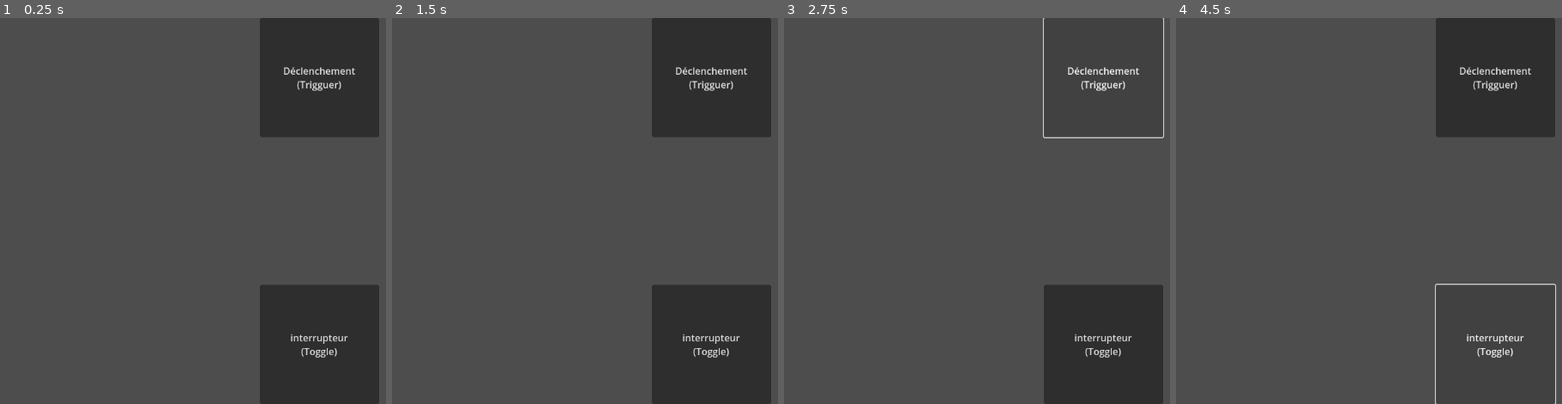
Above: before the commit, frames 1-4 (left to right).
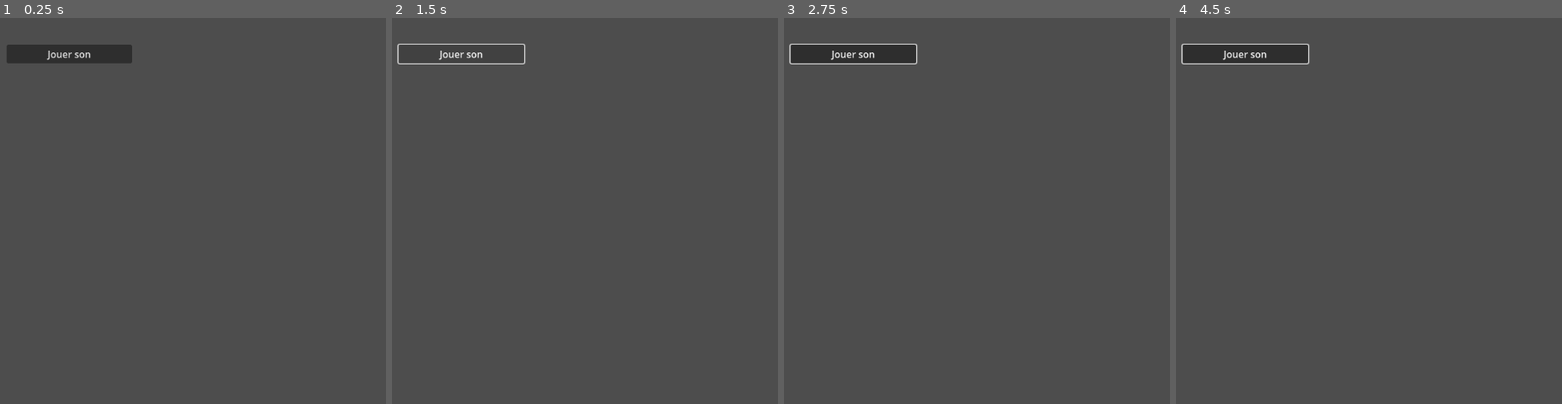
Above: after the commit, the same moments.

Repository: egl-edu/gd-example-audio-playback
Game: Godot game, scene res://declencher_son.tscn
Same seed, same stepped clock (60 frames per second), same inputs: the game is played once before the commit and once after it. Before the commit the project starts from res://main.tscn.
Inputs (mouse positions are in pixels of both pictures, inside the frame that each line leads up to):
- Up to frame 1 (0.25 s): no input
- Up to frame 2 (1.5 s): click (461, 52) at 0.5 s, where only the run after the commit has a clickable "Jouer son"; click (461, 52) at 1.25 s, where only the run after the commit has a clickable "Jouer son"
- Up to frame 3 (2.75 s): click (1104, 75) at 2 s, where only the run before the commit has a clickable "Déclenchement (Trigguer)"
- Up to frame 4 (4.5 s): click (1496, 346) at 2.75 s, where only the run before the commit has a clickable "interrupteur (Toggle)"; click (1496, 75) at 3.5 s, where only the run before the commit has a clickable "Déclenchement (Trigguer)"; click (1496, 346) at 4.25 s, where only the run before the commit has a clickable "interrupteur (Toggle)"

The runs differ from the first frame. In frame 1, 20% of the frame differs, in the area x 1-99%, y 0-100%; in frame 2, 19%; in frame 3, 12%; in frame 4, 12%.

Commit message:
Export exemple son et signal

Diff:
--- /dev/null
+++ b/gd-example-audio-playback/declencher_son.tscn
@@ -0,0 +1,25 @@
+[gd_scene load_steps=4 format=3 uid="uid://quv14hy68ymd"]
+
+[ext_resource type="AudioStream" uid="uid://b81itvbkbmfgw" path="res://assets/audio/jingles_SAX00.ogg" id="1_n16f7"]
+[ext_resource type="Script" uid="uid://dravyhochinpx" path="res://source_son_bouton.gd" id="2_45eks"]
+[ext_resource type="AudioStream" uid="uid://cgp56qd6bajil" path="res://assets/audio/jingles_HIT04.ogg" id="3_ch8xu"]
+
+[node name="DeclencherSon" type="Node2D"]
+
+[node name="AudioStreamPlayer" type="AudioStreamPlayer" parent="."]
+stream = ExtResource("1_n16f7")
+script = ExtResource("2_45eks")
+
+[node name="Button" type="Button" parent="."]
+offset_left = 50.0
+offset_top = 45.0
+offset_right = 261.0
+offset_bottom = 76.0
+text = "Jouer son"
+
+[node name="AudioStreamPlayer2" type="AudioStreamPlayer" parent="."]
+stream = ExtResource("3_ch8xu")
+script = ExtResource("2_45eks")
+
+[connection signal="button_down" from="Button" to="AudioStreamPlayer" method="_on_button_down"]
+[connection signal="button_up" from="Button" to="AudioStreamPlayer2" method="_on_button_up"]
--- a/gd-example-audio-playback/main.tscn
+++ b/gd-example-audio-playback/main.tscn
@@ -10,6 +10,10 @@
 anchors_preset = 15
 anchor_right = 1.0
 anchor_bottom = 1.0
+offset_left = -63.0
+offset_top = -5.0
+offset_right = -63.0
+offset_bottom = -5.0
 grow_horizontal = 2
 grow_vertical = 2
 
--- a/gd-example-audio-playback/project.godot
+++ b/gd-example-audio-playback/project.godot
@@ -11,9 +11,13 @@
 [application]
 
 config/name="gd-example-audio-playback"
-run/main_scene="uid://qk4mcfocrdd4"
+run/main_scene="uid://quv14hy68ymd"
 config/features=PackedStringArray("4.4", "GL Compatibility")
 config/icon="res://icon.svg"
+
+[dotnet]
+
+project/assembly_name="gd-example-audio-playback"
 
 [rendering]
 
--- /dev/null
+++ b/gd-example-audio-playback/source_son_bouton.gd
@@ -0,0 +1,11 @@
+extends AudioStreamPlayer
+
+
+func _on_button_down() -> void:
+	play()
+	pass # Replace with function body.
+
+
+func _on_button_up() -> void:
+	play()
+	pass # Replace with function body.
Not shown, added: gd-example-audio-playback/assets/audio/jingles_HIT04.ogg.import
Not shown, added: gd-example-audio-playback/assets/audio/jingles_SAX00.ogg.import
Not shown, changed: gd-example-audio-playback/export_presets.cfg
Not shown, added: gd-example-audio-playback/source_son_bouton.gd.uid
Not shown, changed: docs/index.html
Not shown, changed: docs/index.js
Not shown, changed: docs/index.pck
Not shown, changed: docs/index.wasm
Not shown, added: gd-example-audio-playback/assets/audio/jingles_HIT04.ogg
Not shown, added: gd-example-audio-playback/assets/audio/jingles_SAX00.ogg
